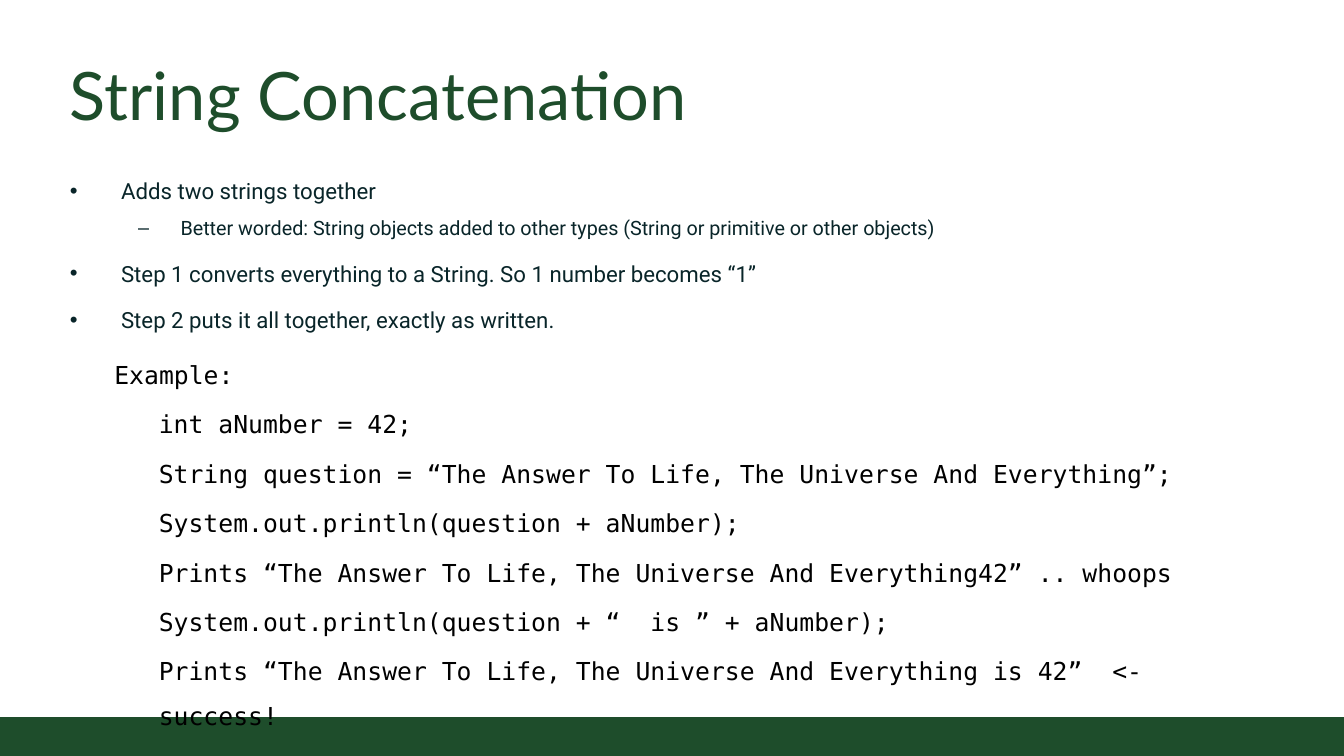
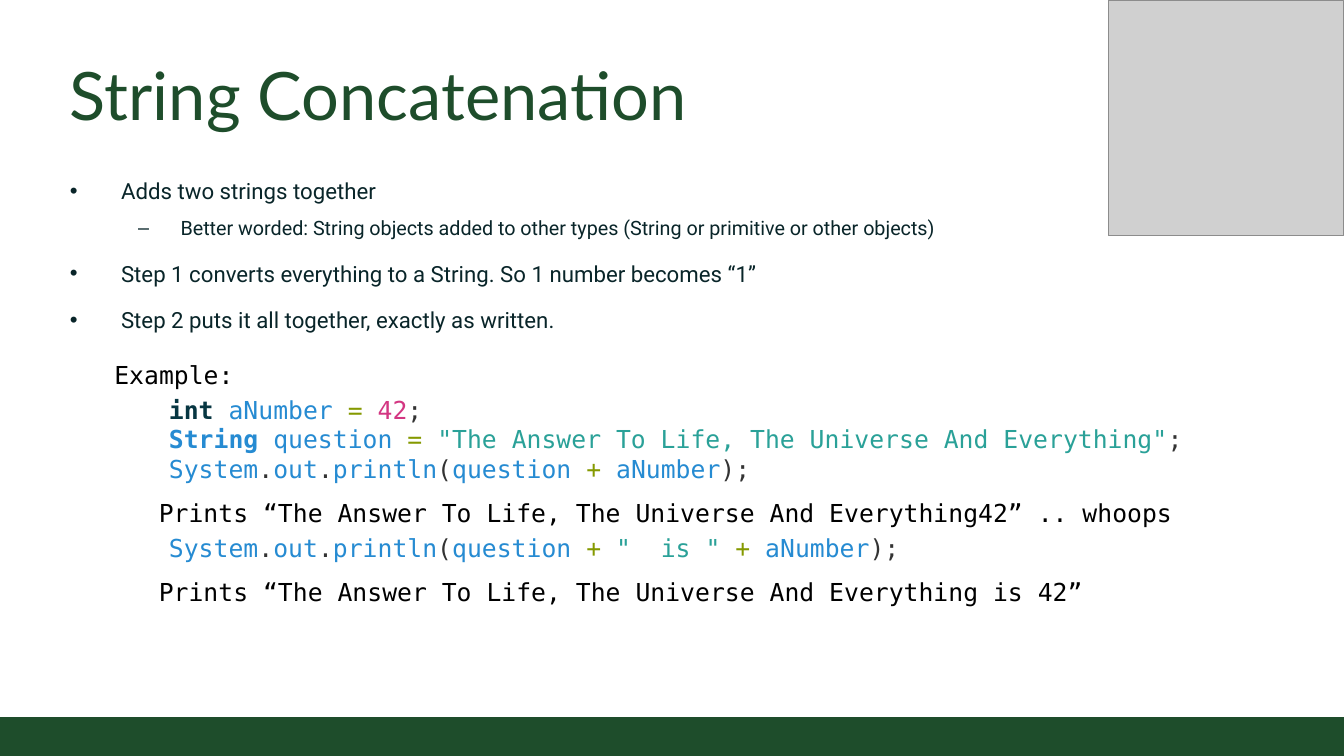
Before and after one commit to CSU-CompSci-CS163-4/Handouts, a slide deck: slide 14 of slides/On-Campus/02_03_CharactersAndStrings.pptx (slide 13 before the commit). Drawn at 1344x756 pixels with LibreOffice and Linux fonts; fonts in the diff are those of the drawing; grey boxes stand for pictures; background and template pictures are left out. Boxes give left, top, right and bottom in pixels: in the first picture for what was removed or moved away, otherwise in the second. Text is boxed around its words. In the diff, an @@ line names an element or a change of style, - is before the commit and + after.

```diff
--- a/slides/On-Campus/02_03_CharactersAndStrings.pptx
+++ b/slides/On-Campus/02_03_CharactersAndStrings.pptx
@@ picture added at (x1=1108, y1=0, x2=1344, y2=236) @@
@@ text at (x1=169, y1=399, x2=750, y2=484): text colour #000000 to #073642, bold on in "int"; text colour #000000 to #268BD2 in "aNumber", "System.out.println(question aNumber);"; text colour #000000 to #859900 in "=", "+"; text colour #000000 to #D33682 in "42;"; text colour #000000 to #333333 in "42;", "System.out.println(question aNumber);"; indent changed; line spacing 1.5 to 1; less space between paragraphs @@
@@ text at (x1=169, y1=428, x2=1182, y2=454): text changed; text colour #000000 to #2AA198 @@
-String question = “The Answer To Life, The Universe And Everything”;
+String question = "The Answer To Life, The Universe And Everything";
@@ text at (x1=159, y1=538, x2=1083, y2=607): text changed @@
-System.out.println(question + “ is ” + aNumber);
-Prints “The Answer To Life, The Universe And Everything is 42” <- success!
+System.out.println(question + " is " + aNumber);
+Prints “The Answer To Life, The Universe And Everything is 42”
```
Also in this commit, not shown: 7 other slides changed, 2 slides added, 1 other file.
